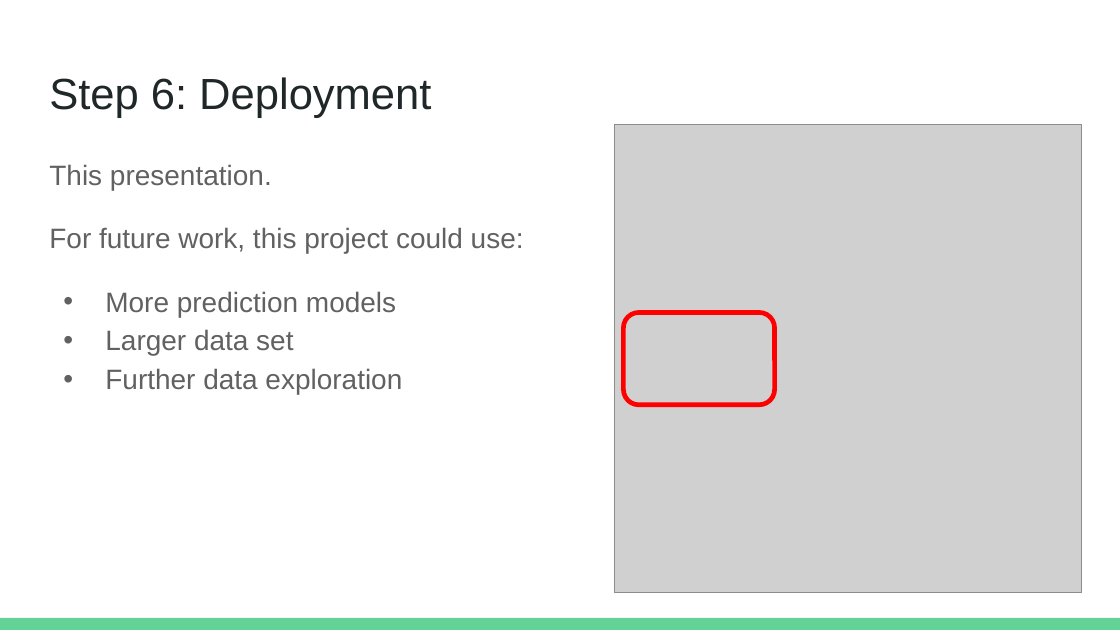
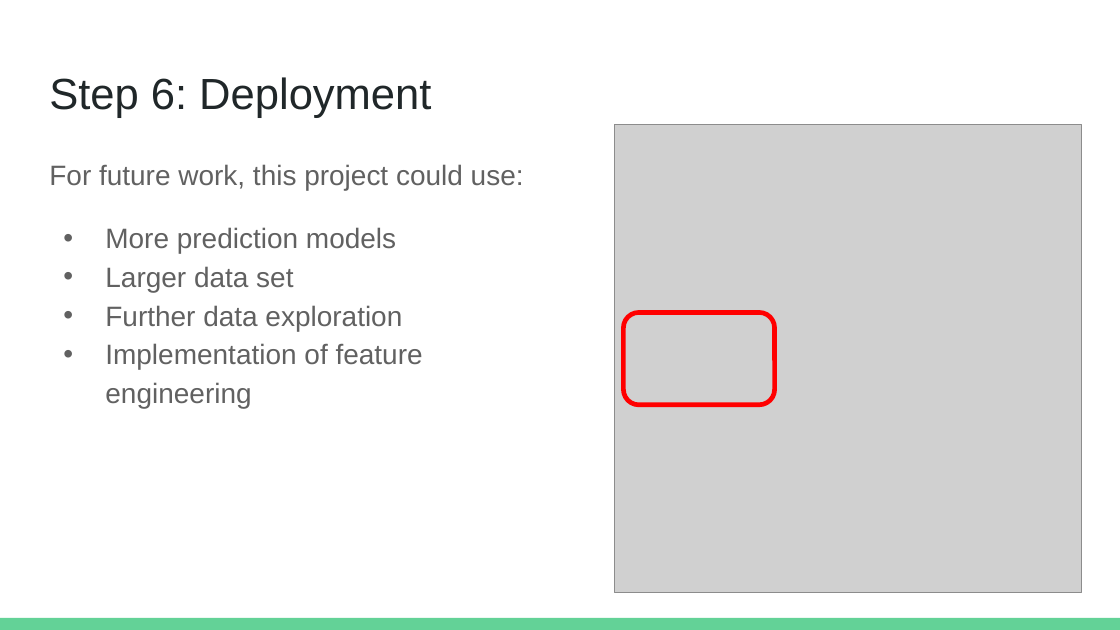
Before and after one commit to AshleyWWW/qhacks2019, a slide deck: slide 6 of Our Presentation.pptx (slide 9 before the commit). Drawn at 1120x630 pixels with LibreOffice and Linux fonts; fonts in the diff are those of the drawing; grey boxes stand for pictures. Boxes give left, top, right and bottom in pixels: in the first picture for what was removed or moved away, otherwise in the second. Text is boxed around its words. In the diff, an @@ line names an element or a change of style, - is before the commit and + after.

```diff
--- a/Our Presentation.pptx
+++ b/Our Presentation.pptx
@@ text at [49,164,272,190]: paragraph removed @@
-This presentation.
@@ text at [105,343,423,408]: paragraph added @@
+• Implementation of feature engineering
```
Also in this commit, not shown: 5 other slides changed, 3 slides removed.
